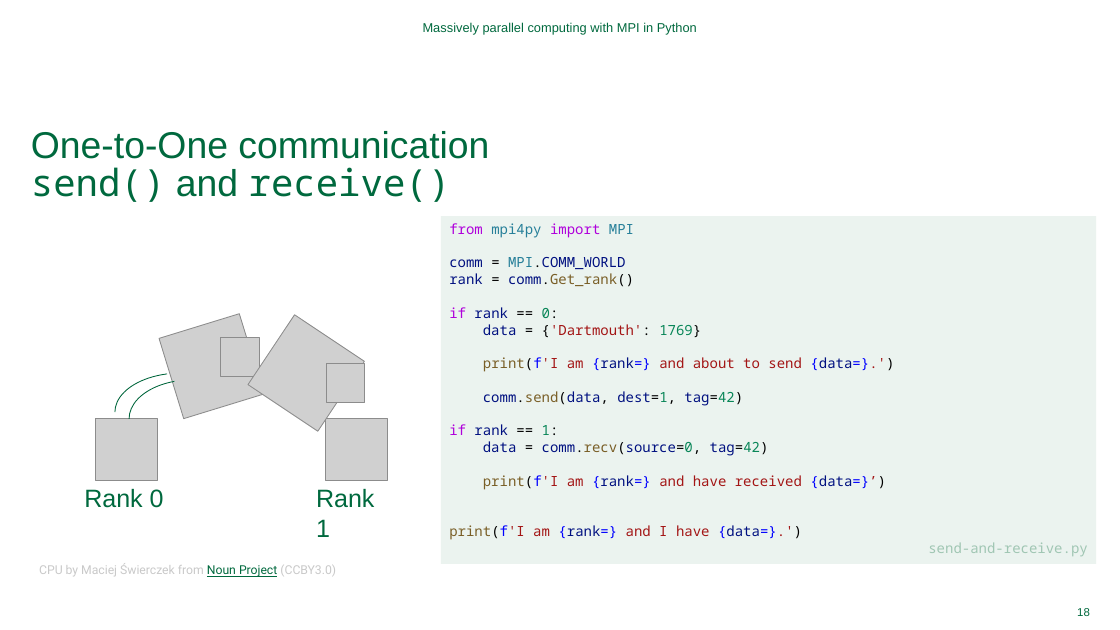
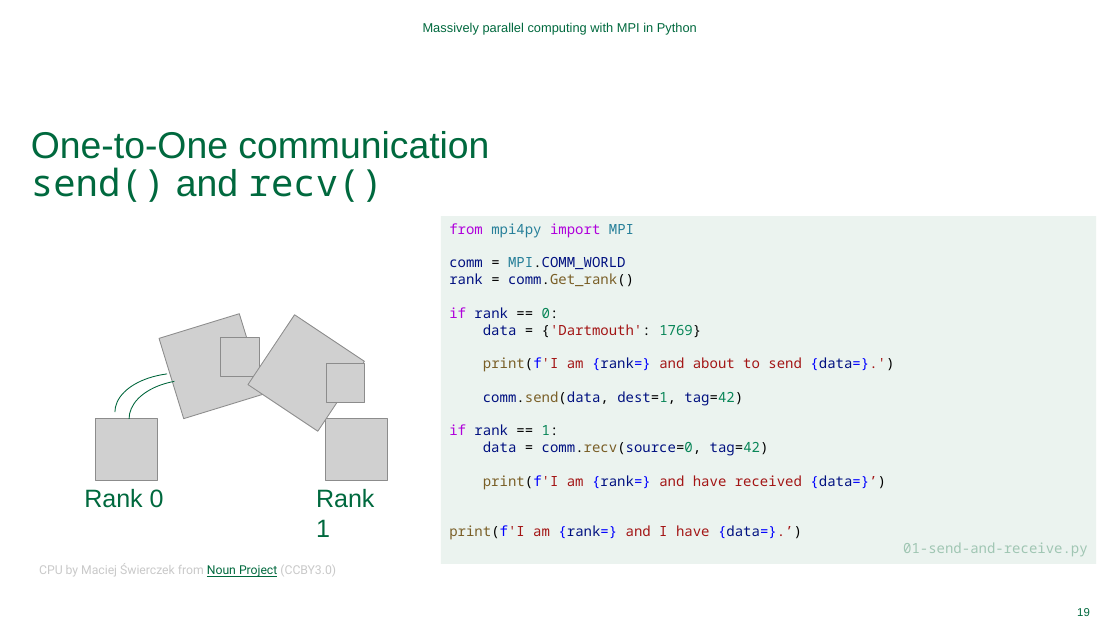
Before and after one commit to Dartmouth-Libraries/distributed-computing-with-python-and-mpi, a slide deck: slide 19 of ppt/Distributed-Computing-with-MPI.pptx (slide 18 before the commit). Drawn at 1120x630 pixels with LibreOffice and Linux fonts; fonts in the diff are those of the drawing; grey boxes stand for pictures; background and template pictures are left out. Boxes give left, top, right and bottom in pixels: in the first picture for what was removed or moved away, otherwise in the second. Text is boxed around its words. In the diff, an @@ line names an element or a change of style, - is before the commit and + after.

```diff
--- a/ppt/Distributed-Computing-with-MPI.pptx
+++ b/ppt/Distributed-Computing-with-MPI.pptx
@@ title at (31,131,489,202): text changed @@
-One-to-One communication
-send() and receive()
+One-to-One communication
+send() and recv()
@@ text in rectangle at (449,525,1088,556): text changed @@
-print(f'I am {rank=} and I have {data=}.')
-send-and-receive.py
+print(f'I am {rank=} and I have {data=}.’)
+01-send-and-receive.py
@@ page number at (1077,608,1090,616): text changed @@
-18
+19
```
Also in this commit, not shown: 11 other slides changed, 9 slides added.
